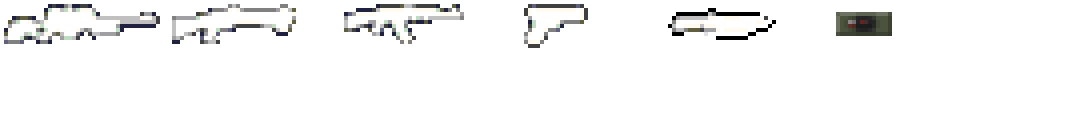
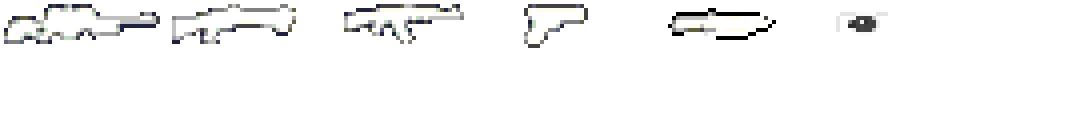
Layered file, before and after one edit (1080×140). Changes by layer:
painted on "bomb.bmp" over [836, 12, 892, 36]
